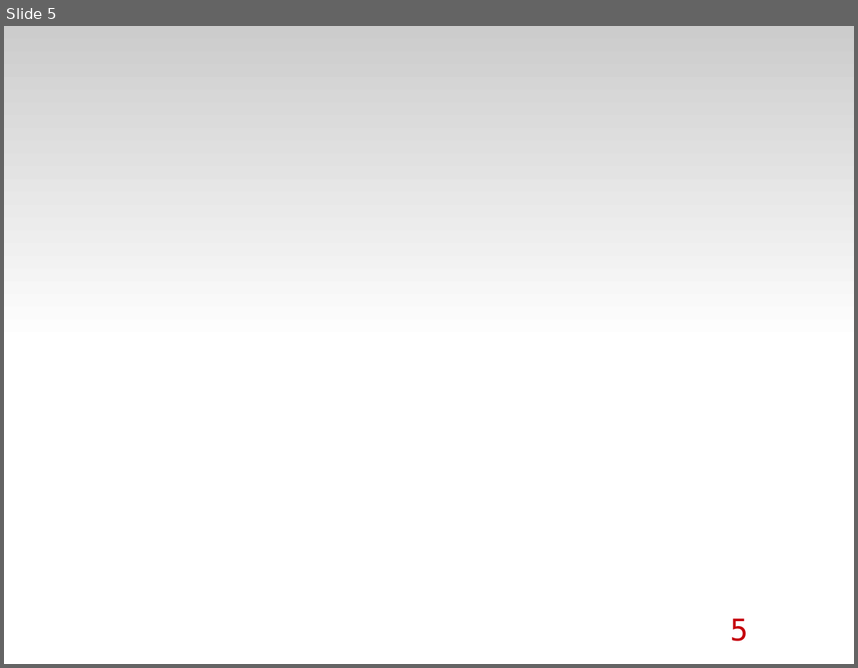
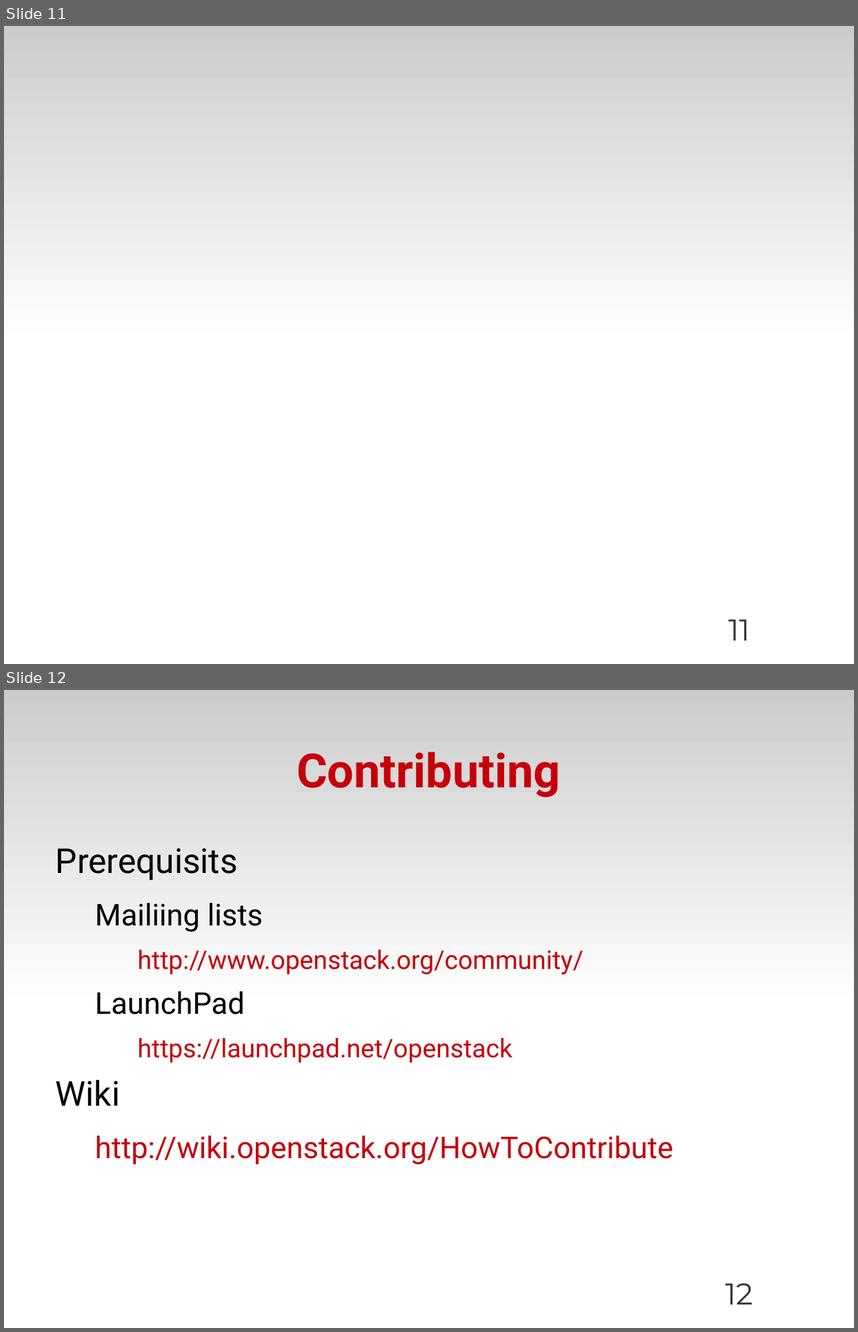
Before and after one commit to zyluo/talk-COSUG-2012, a slide deck: COSUG-2012.odp. Shown one above the other, each under a label of ours: slide 5 before the commit, slides 11 and 12 after it. The pictures are 858x668 and 858x1332 pixels, drawn with LibreOffice and Linux fonts; fonts in the diff are those of the drawing; background and template pictures are left out. Boxes give left, top, right and bottom in pixels: in the first picture for what was removed or moved away, otherwise in the second. Text is boxed around its words. In the diff, an @@ line names an element or a change of style, - is before the commit and + after.

```diff
--- a/COSUG-2012.odp
+++ b/COSUG-2012.odp
@@ slide 12 added at [4,690,854,1328], background #FFFFFF; not listed: 1 template element that a slide beside it also shows @@
@@ title added at [297,751,560,797], 44 pt, text #C5000B, bold @@
+Contributing
@@ text added at [56,848,673,1164], 24 pt, text #C5000B @@
+Prerequisits
+  Mailiing lists
+    http://www.openstack.org/community/
+  LaunchPad
+    https://launchpad.net/openstack
+Wiki
+  http://wiki.openstack.org/HowToContribute
@@ page number added at [725,1283,753,1304], 28 pt, text #333333 @@
+12
@@ what was slide 5 is now slide 11 @@
@@ page number at [728,619,750,640]: text changed; font DejaVu Sans Mono to Montserrat; text colour #C5000B to #333333 @@
-5
+11
```
Also in this commit, not shown: 2 slides changed, 8 other slides added, 6 slides removed.
